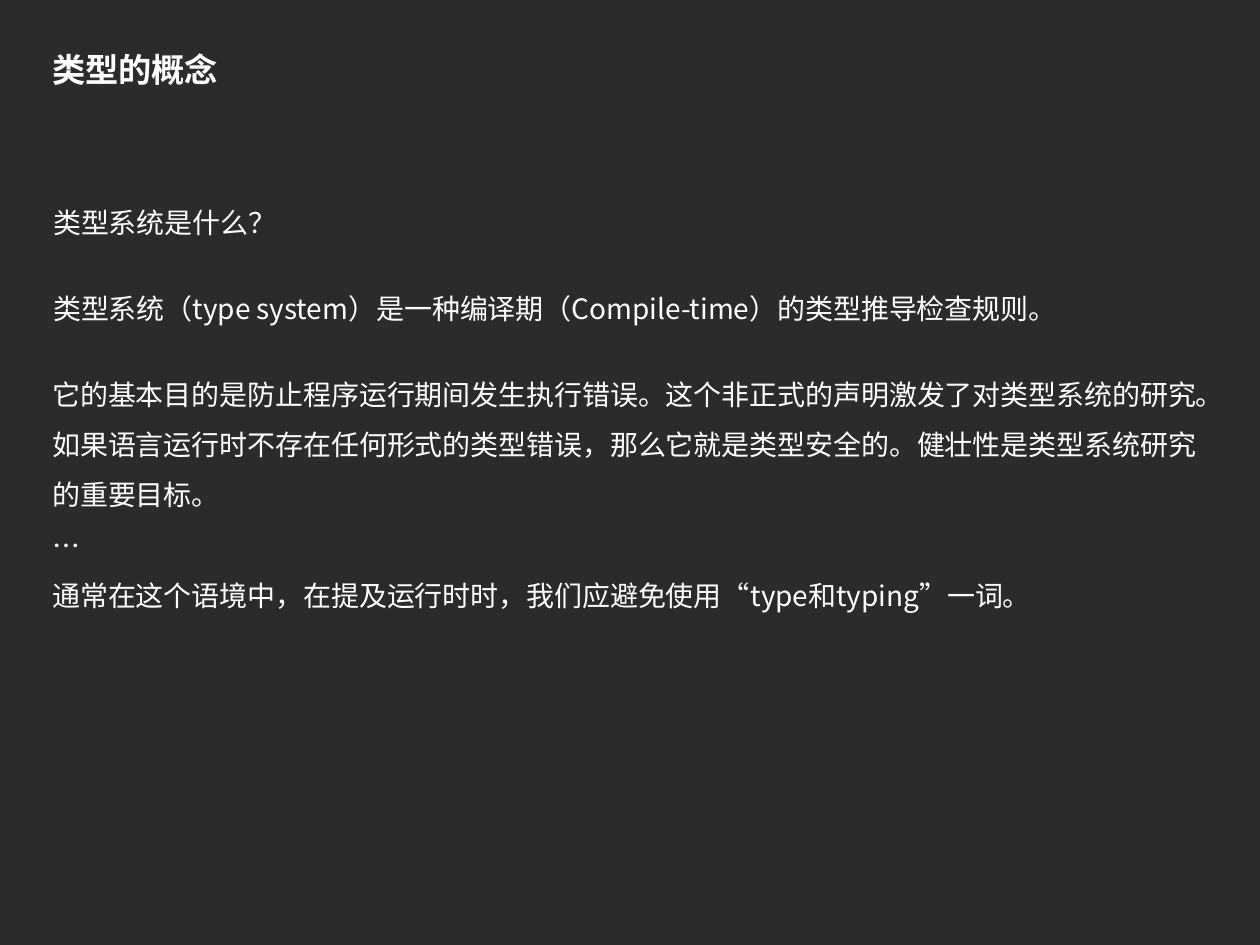
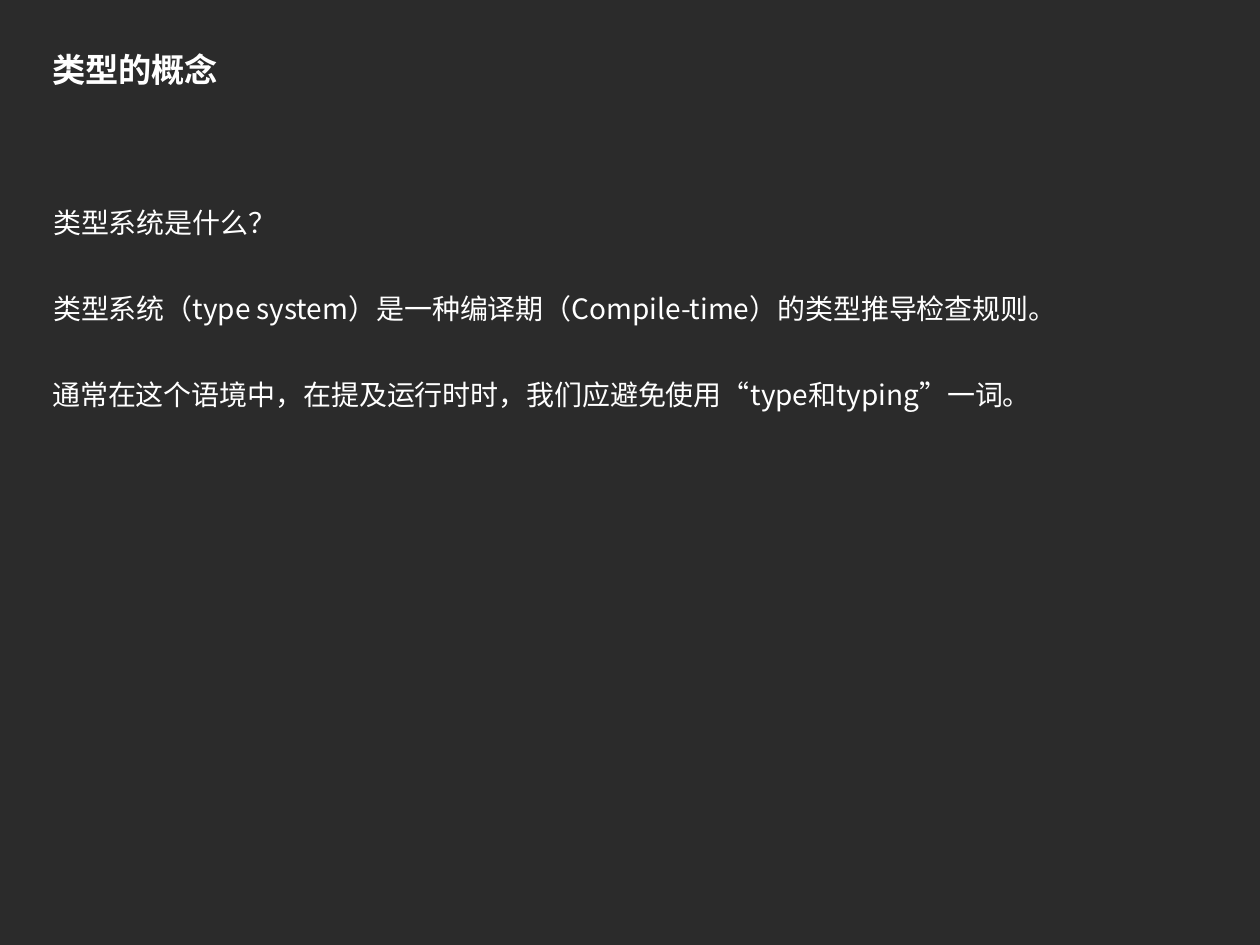
Before and after one commit to imlyzh/pycon, a slide deck: slide 4 of 静态类型的Python.pptx. Drawn at 1260x945 pixels with LibreOffice and Linux fonts; fonts in the diff are those of the drawing; background and template pictures are left out; a plain dark background stands for a picture behind light text. Boxes give left, top, right and bottom in pixels: in the first picture for what was removed or moved away, otherwise in the second. Text is boxed around its words. In the diff, an @@ line names an element or a change of style, - is before the commit and + after.

```diff
--- a/静态类型的Python.pptx
+++ b/静态类型的Python.pptx
@@ text at [52, 381, 1224, 508]: paragraphs removed @@
-它的基本目的是防止程序运行期间发生执行错误。这个非正式的声明激发了对类型系统的研究。
-如果语言运行时不存在任何形式的类型错误，那么它就是类型安全的。健壮性是类型系统研究的重要目标。
-…
```
Also in this commit, not shown: 8 other slides changed, 3 slides added, 1 slide removed.
